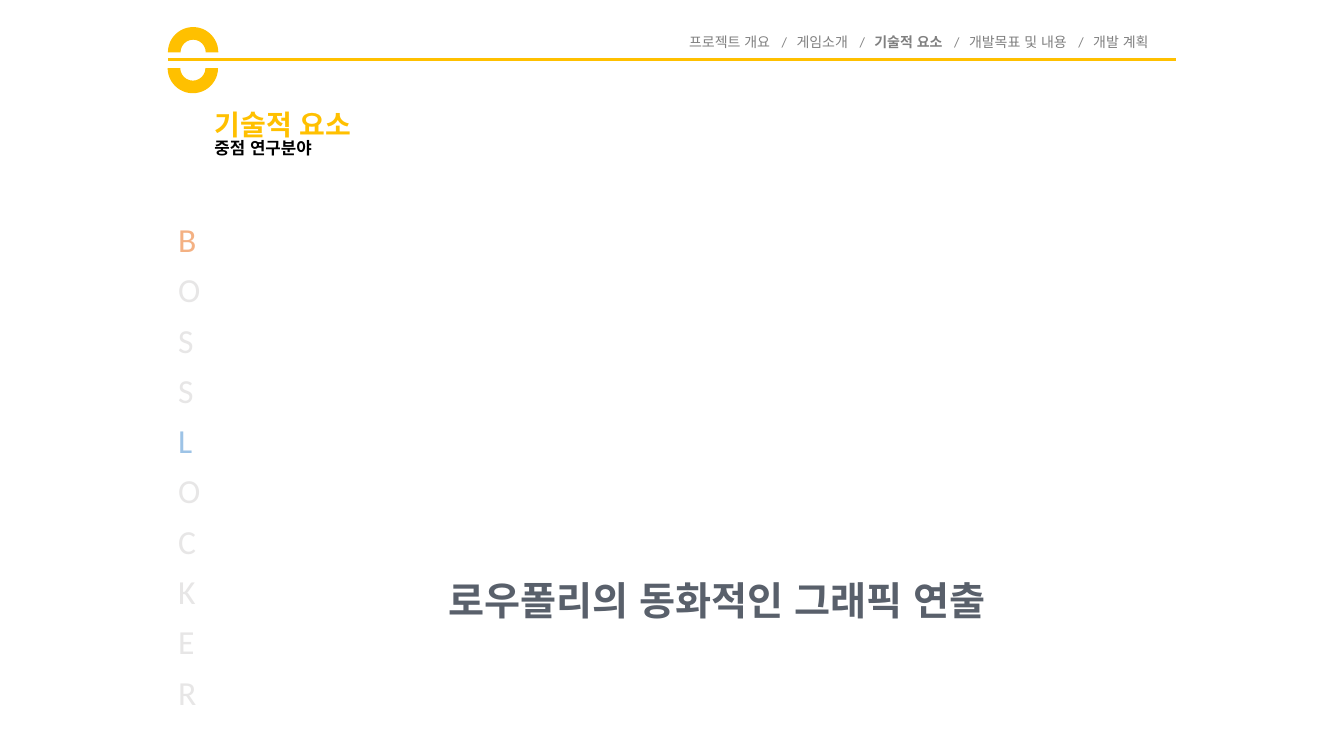
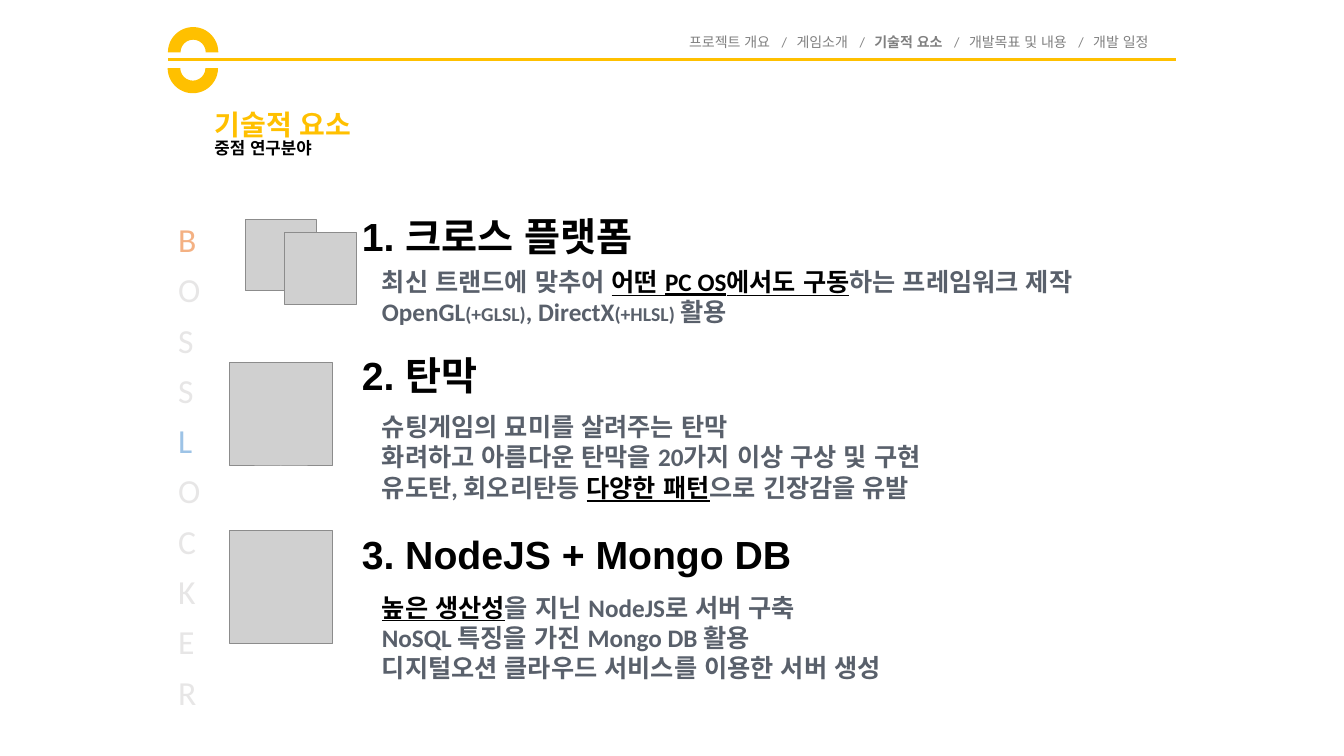
Before and after one commit to goddun/Report, a slide deck: slide 11 of 제안서.pptx (slide 10 before the commit). Drawn at 1344x756 pixels with LibreOffice and Linux fonts; fonts in the diff are those of the drawing; grey boxes stand for pictures. Boxes give left, top, right and bottom in pixels: in the first picture for what was removed or moved away, otherwise in the second. Text is boxed around its words. In the diff, an @@ line names an element or a change of style, - is before the commit and + after.

```diff
--- a/제안서.pptx
+++ b/제안서.pptx
@@ text at (689, 35, 1149, 48): text changed @@
-프로젝트 개요 / 게임소개 / 기술적 요소 / 개발목표 및 내용 / 개발 계획
+프로젝트 개요 / 게임소개 / 기술적 요소 / 개발목표 및 내용 / 개발 일정
@@ picture added at (246, 220, 318, 291) @@
@@ picture added at (284, 233, 356, 304) @@
@@ text at (362, 218, 632, 255): text changed; text colour #59606B to #000000 @@
-로우폴리의 동화적인 그래픽 연출
+1. 크로스 플랫폼
@@ text added at (382, 270, 1072, 325), 18 pt, text #59606B, bold @@
+최신 트랜드에 맞추어 어떤 PC OS에서도 구동하는 프레임워크 제작
+OpenGL(+GLSL), DirectX(+HLSL) 활용
@@ text added at (362, 357, 477, 394), 28 pt, text #000000, bold @@
+2. 탄막
@@ picture added at (229, 363, 333, 467) @@
@@ text added at (382, 415, 920, 502), 18 pt, text #59606B, bold @@
+슈팅게임의 묘미를 살려주는 탄막
+화려하고 아름다운 탄막을 20가지 이상 구상 및 구현
+유도탄, 회오리탄등 다양한 패턴으로 긴장감을 유발
@@ picture added at (229, 530, 333, 643) @@
@@ text added at (362, 540, 792, 577), 28 pt, text #000000, bold @@
+3. NodeJS + Mongo DB
@@ text added at (382, 596, 880, 680), 18 pt, text #59606B, bold @@
+높은 생산성을 지닌 NodeJS로 서버 구축
+NoSQL 특징을 가진 Mongo DB 활용
+디지털오션 클라우드 서비스를 이용한 서버 생성
```
Also in this commit, not shown: 7 other slides changed, 12 slides added, 1 slide removed.
